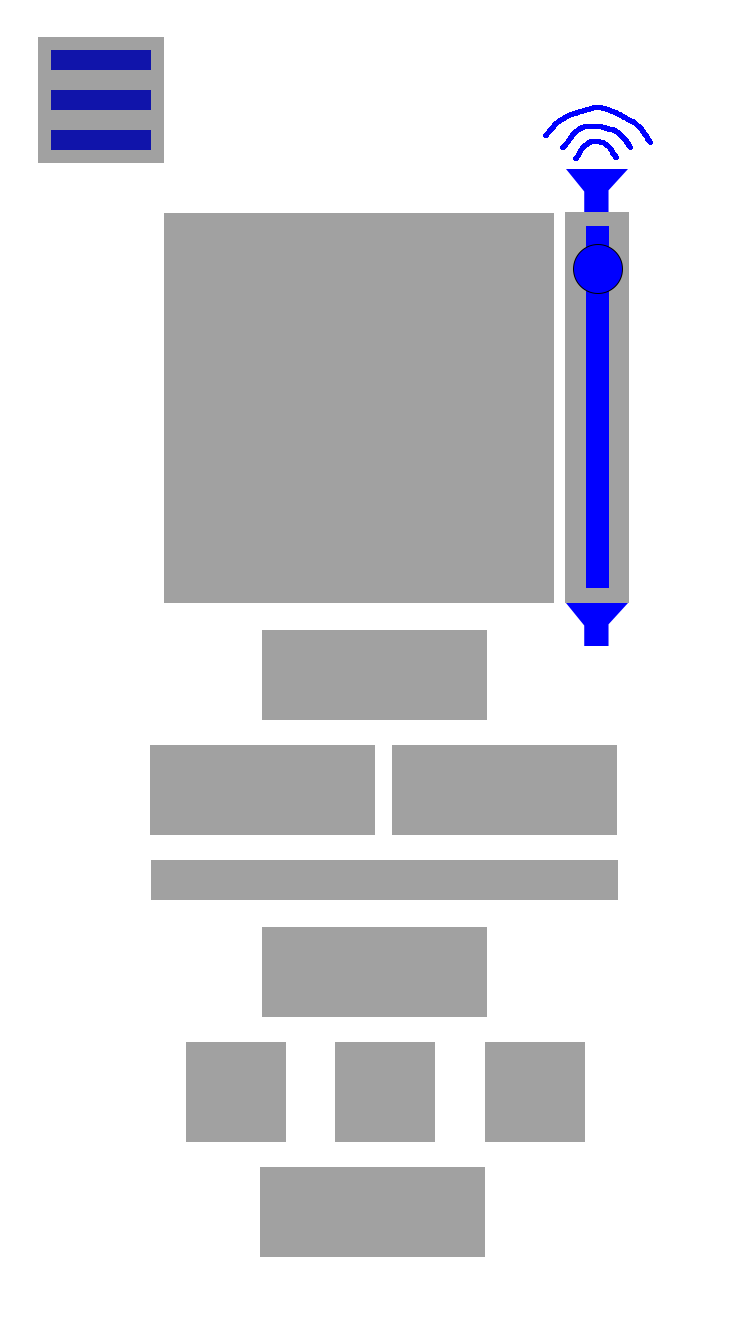
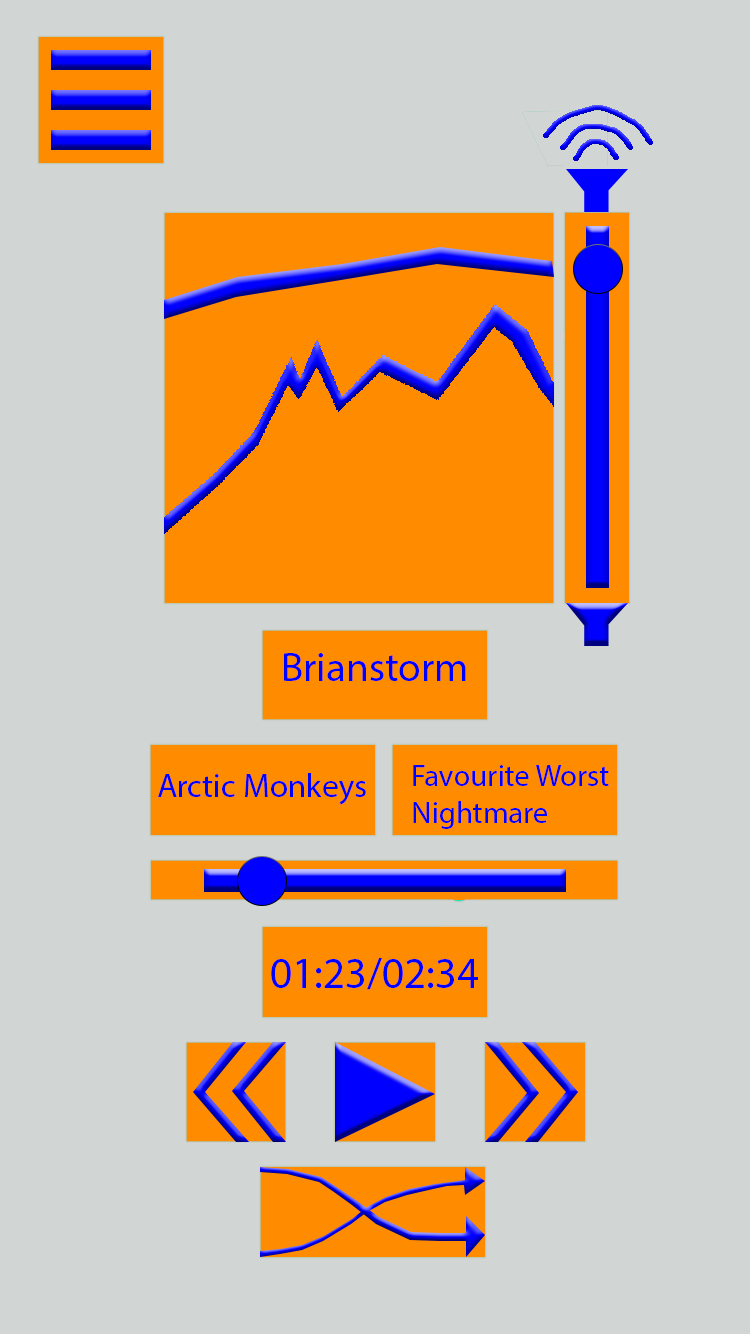
Two versions of the same layered image (750 x 1334). Layer-by-layer changes:
added group "Play Controls" with 4 layers above "Song Progress" over [193, 1042, 578, 1257]
added layer "Play/Pause" in group "Play Controls" over [335, 1042, 435, 1142]
added layer "Next Song" in group "Play Controls" over [485, 1042, 578, 1142]
added layer "Last Song" in group "Play Controls" over [193, 1042, 286, 1142]
added layer "Shuffle" in group "Play Controls" over [260, 1167, 485, 1257]
added group "Song Progress" with 7 layers above "Song Volume" over [158, 653, 609, 990]
added layer "Brianstorm" in group "Song Progress" over [284, 653, 466, 681]
added layer "Album" in group "Song Progress" over [413, 765, 609, 829]
added layer "Artist" in group "Song Progress" over [158, 773, 366, 805]
added layer "Song Time" in group "Song Progress" over [271, 958, 478, 990]
added layer "Song Progress Button Inner" in group "Song Progress" over [238, 857, 286, 905]
added layer "Song Progress Button" in group "Song Progress" over [237, 856, 287, 906]
added layer "Song Progress Bar" in group "Song Progress" over [204, 869, 566, 892]
added group "Song Volume" with 2 layers above "Volume Control" over [164, 247, 554, 534]
renamed "Layer 1" to "Song Volume Levels", moved it into group "Song Volume", painted on it over [164, 304, 554, 534]
added layer "User Volume" in group "Song Volume" over [164, 247, 554, 319]
painted on "Volume Symbol (Full)" over [522, 110, 608, 166]
painted on "Menu Line 3" over [51, 130, 151, 150]
painted on "Menu Line 2" over [51, 90, 151, 110]
painted on "Menu Line 1" over [51, 50, 151, 70]
renamed "Gray-Scale" to "Boxes", painted on it over [0, 0, 750, 1334]
